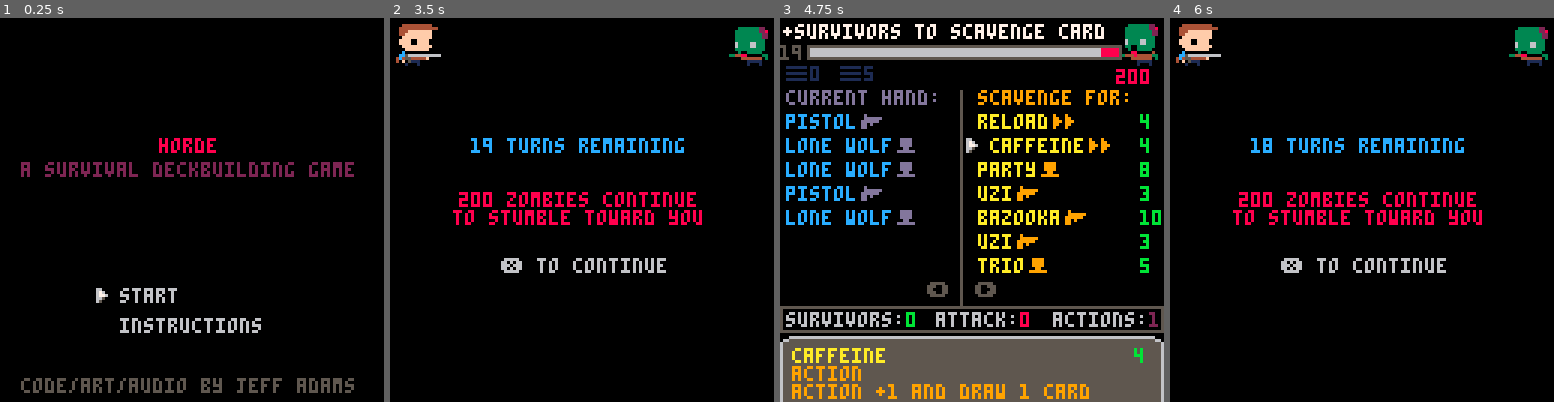
Above: before the commit, frames 1-4 (left to right).
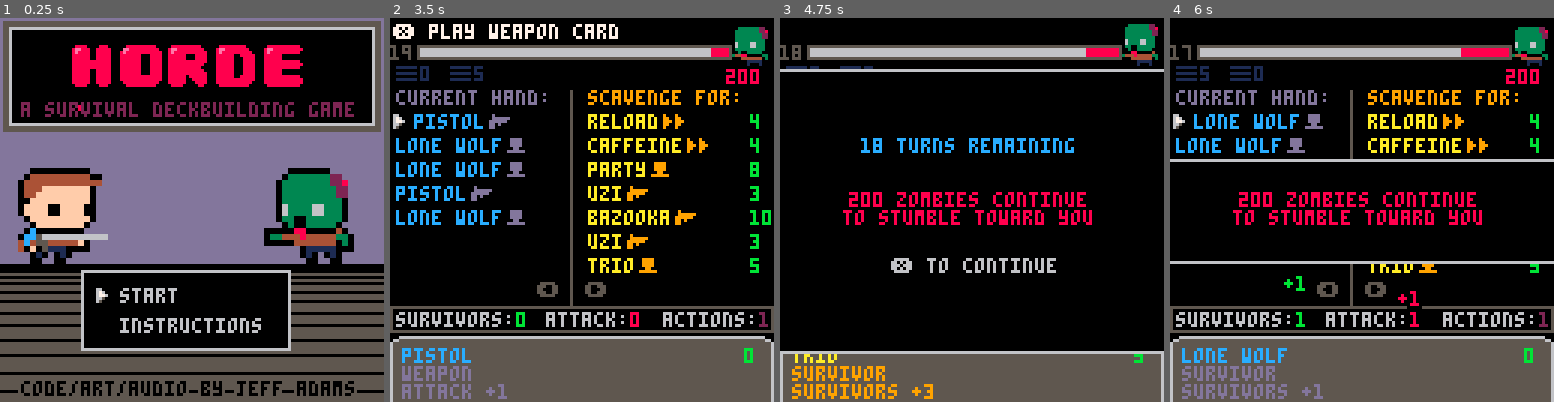
Above: after the commit, the same moments.

Repository: jeff-adams/pico8
Game: PICO-8 cartridge dev/zombie.p8
Same seed, same stepped clock (60 frames per second), same inputs: the game is played once before the commit and once after it.
Inputs:
- Up to frame 1 (0.25 s): no input
- Up to frame 2 (3.5 s): tap O (Z key) at 0.33, 0.7, 1.43, 2.22, 3.1 s; tap X (X key) at 1.07, 2.07, 2.4, 2.73, 3.07, 3.4 s; hold Left 1.97-2.37 s; hold Down 2.42-2.82 s; hold Right from 2.87 s (still down)
- Up to frame 3 (4.75 s): release Right at 3.53 s; hold Up 3.58-4.08 s; tap X (X key) every 0.33 s from 3.73 to 4.73 s; tap O (Z key) at 3.98 s; hold Right 4.13-4.53 s; hold Down from 4.58 s (still down)
- Up to frame 4 (6 s): tap O (Z key) at 4.87, 5.75 s; tap X (X key) at 5.07, 5.4, 5.73 s; release Down at 5.08 s; hold Left 5.13-5.8 s; hold Up from 5.85 s (still down)

The runs differ from the first frame. In frame 1, 63% of the frame differs, in the area x 0-100%, y 0-100%; in frame 2, 37%; in frame 3, 23%; in frame 4, 32%.

Commit message:
Improve menu

Diff:
--- a/dev/zombie.p8
+++ b/dev/zombie.p8
@@ -54,6 +54,8 @@
 	b={pressed=❎,start=0,action=nil}
 	cardicons={survivor=3,weapon=4,action=5}
 	numbers={}
+	drips={}
+	puddles={{x=26,size=0},{x=46,size=0},{x=66,size=0},{x=80,size=0},{x=96,size=0}}
 end
 
 function timers()
@@ -598,6 +600,7 @@
 function update_turn()
 	if btnp(❎) then
 		sfx(8)
+		messi=1
 		change_state(update_game,draw_game)
 		win_check()
 	end
@@ -896,13 +899,67 @@
 end
 
 function draw_menu()
-	cls()
-	printc("horde",40,8)
-	printc("a survival deckbuilding game",48,2)
+	cls(5)
+	--background
+	rectfill(0,0,128,82,13)
+	for i=0,30 do
+		local _y=82+i*0.25*i
+		line(0,_y,128,_y,0)
+	end
+	rectfill(1,1,126,37,5)
+	rectfill(3,3,124,35,6)
+	rectfill(4,4,123,34,0)
+	--image
+	palt(0,false)
+	palt(11,true)
+	sspr(48,0,16,16,86,50,32,32)
+	sspr(48,16,16,16,6,50,32,32,true,false)
+	sspr(32,16,16,16,6,60,32,32)
+	--title
+	for i=0,4 do
+		spr(64+2*i,23+16*i,8,2,2)
+	end
+	printc("a survival deckbuilding game",28,2,0)
+	pal()
+	--menu
+	rectfill(27,84,96,110,6)
+	rectfill(28,85,95,109,0)
 	print("start",40,90,6)
 	print("instructions",40,100,6)
 	draw_selector(32,78,10)
-	printc("code/art/audio by jeff adams",120,5)
+	printc("code/art/audio by jeff adams",121,0,5)
+	--dripping blood
+	local _bspawn={26,46,66,80,96}
+	if flr(time()*10)%10==0 then
+		local _d={x=_bspawn[flr(rnd(5)+1)],y=23}
+		add(drips,_d)
+	end
+	draw_drips()
+	draw_puddles()
+end
+
+function draw_drips()
+	for d in all(drips) do
+		pset(d.x,d.y,8)
+		d.y+=1
+		if d.y>=34 then
+			for p in all(puddles) do
+				if p.x==d.x then
+					p.size+=1
+				end
+			end
+			del(drips,d)
+		end
+	end
+end
+
+function draw_puddles()
+	clip(4,33,120,35)
+	for p in all(puddles) do
+		if p.size>0 then
+			line(p.x-p.size,34,p.x+p.size,34,8)
+		end
+	end
 end
 
 function draw_turn()
@@ -921,7 +978,9 @@
 	printc(turns.." turns remaining",40,12)
 	printc(horde.." zombies continue",58,8)
 	printc("to stumble toward you",64,8)
-	printc("❎ to continue",80,6)
+	if atk<1 or atking<-30 then
+		printc("❎ to continue",80,6)
+	end
 	draw_zombie()
 	draw_player()
 	draw_numbers()
@@ -942,6 +1001,8 @@
 				attack_horde()
 			end
 			atking-=1
+		else
+			change_state(update_turn,draw_turn)
 		end
 	end
 end
Not shown, changed: 32 lines of the sprite sheet (__gfx__) section of dev/zombie.p8
Not shown, changed: the thumbnail (__label__) section of dev/zombie.p8
Not shown, changed: the sound effects (__sfx__) section of dev/zombie.p8
